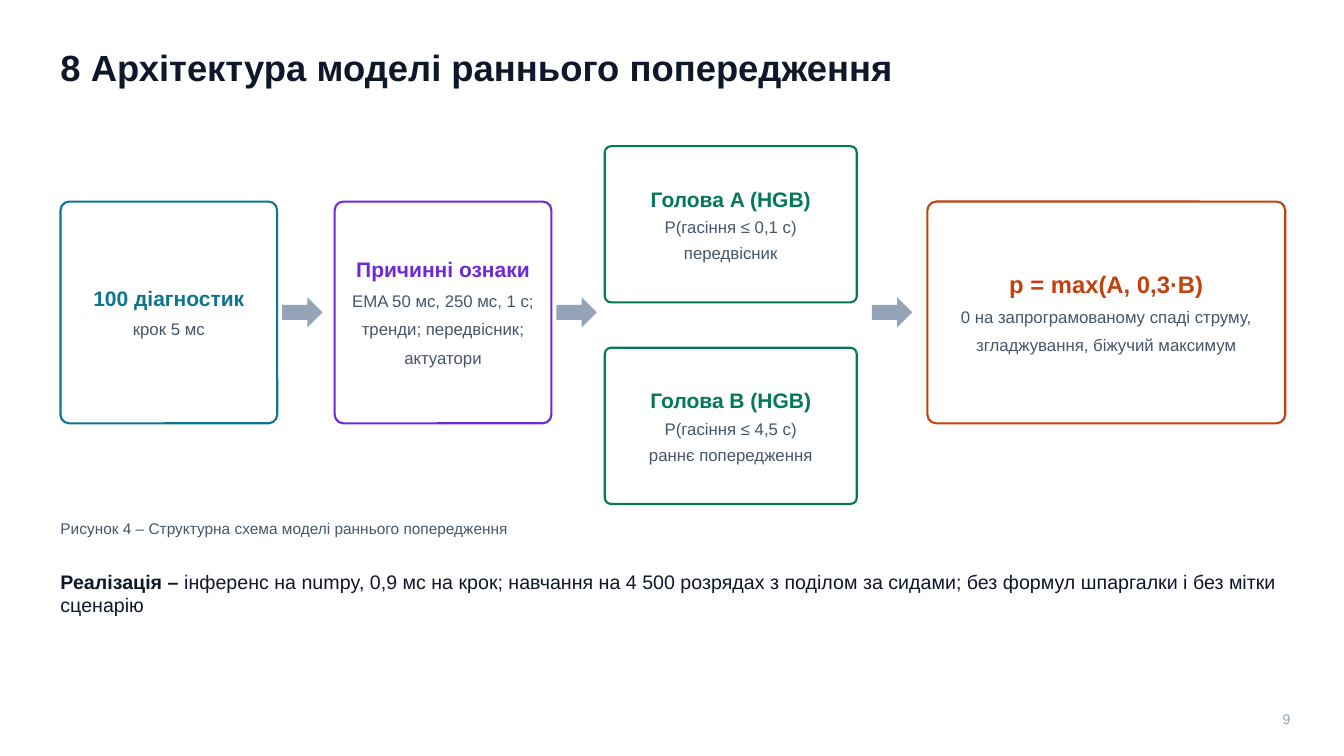
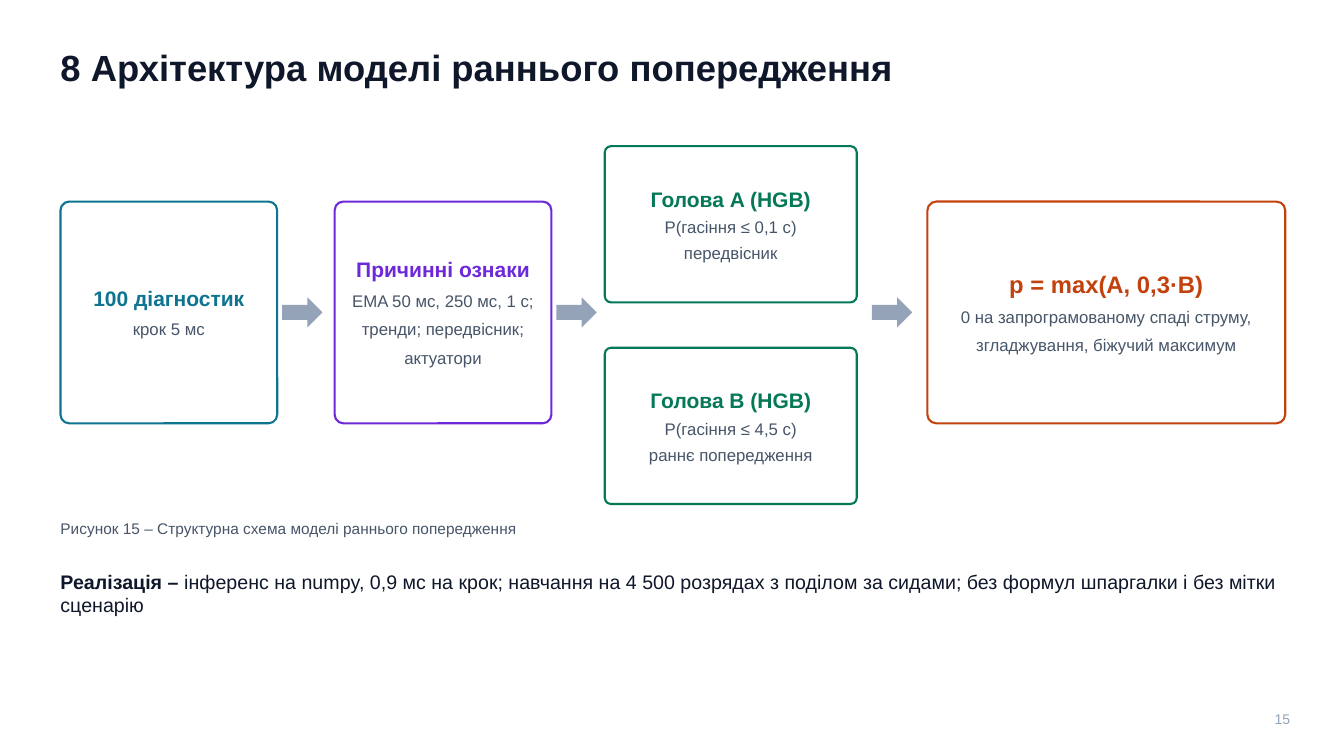
Before and after one commit to llllenah/plasma-disruption-prediction, a slide deck: slide 15 of docs/presentation.pptx (slide 9 before the commit). Drawn at 1344x756 pixels with LibreOffice and Linux fonts; fonts in the diff are those of the drawing. Boxes give left, top, right and bottom in pixels: in the first picture for what was removed or moved away, otherwise in the second. Text is boxed around its words. In the diff, an @@ line names an element or a change of style, - is before the commit and + after.

```diff
--- a/docs/presentation.pptx
+++ b/docs/presentation.pptx
@@ text at bbox=[60, 523, 516, 537]: text changed @@
-Рисунок 4 – Структурна схема моделі раннього попередження
+Рисунок 15 – Структурна схема моделі раннього попередження
@@ text at bbox=[1275, 714, 1291, 724]: text changed @@
-9
+15
```
Also in this commit, not shown: 15 other slides changed, 6 slides added, 2 other files.
